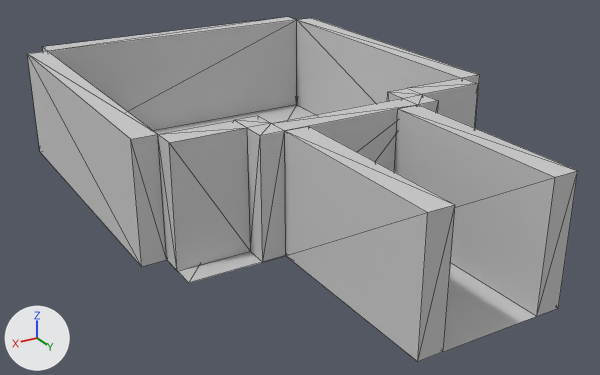
An edit to the FBX model Assets/models/standardRoom.FBX, drawn before and after from the same camera.
One viewpoint serves both versions: a 50 mm camera at (43.1, 84.6, 37.7) aimed at (0.3, 13.4, 2.1). Lighting does not change. The marker at lower left points along +X, +Y and +Z. Mesh edges are drawn as thin lines. Where no turn or scale is listed for an object, it has been applied to the vertices. Vertices at the same position are counted once.

The older version as bpy lines, for what is in view:
```python
me_mesh = bpy.data.meshes.new('Mesh')
me_mesh.from_pydata(...)  # 76 vertices, 116 faces; spans x -20.3..20.3, y -20.3..43.2, z 0.0..12.7
# faces by material slot: [46, 28, 42]
me_mesh.materials.append(mat_material__38)  # light grey #cacaca
me_mesh.materials.append(mat_material__39)  # light grey #cacaca
me_mesh.materials.append(mat_material__40)  # light grey #cacaca
ob_standardroom = bpy.data.objects.new('standardRoom', me_mesh)
ob_standardroom.location = (0.0, 0.0, 0.03)
```
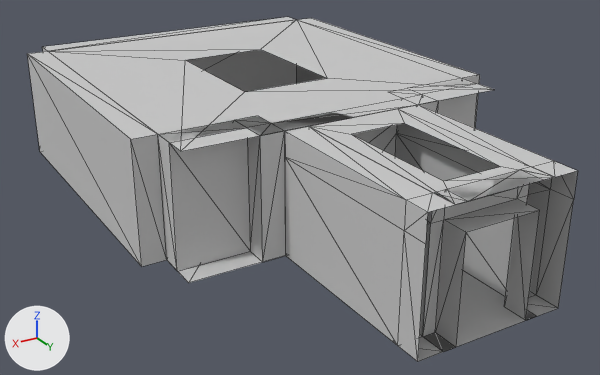
Patch to the scene script:
```diff
--- a/Assets/models/standardRoom.FBX.py
+++ b/Assets/models/standardRoom.FBX.py
@@ me_mesh @@
 # used by ob_standardroom; location = (0.0, 0.0, 0.03)
-me_mesh.from_pydata(...)  # 76 vertices, 116 faces; spans x -20.3..20.3, y -20.3..43.2, z 0.0..12.7
+me_mesh.from_pydata(...)  # 122 vertices, 178 faces; spans x -20.3..20.3, y -20.3..43.2, z 0.0..12.7
+# me_mesh part 1
+# 20 faces are deleted
+# 18 vertices are added at x -17.8..17.8, y -17.8..43.2, z 10.1..12.7
+# 8 new vertices lie (0.0, 17.7, 0.0) away from vertices in x -7.6..7.6, y 22.9, z 0.0..12.7
+# 10 new vertices lie (0.0, 0.0, 10.1) away from vertices in x -7.6..7.6, y 22.9..43.2, z 0.0
+# 5 new vertices lie (-1.3, 0.0, 0.0) away from vertices in x 5.1, y 40.6..43.2, z 0.0..12.7
+# 5 new vertices lie (1.3, 0.0, 0.0) away from vertices in x -5.1, y 40.6..43.2, z 0.0..12.7
+# 30 new faces join them, mat_material__39 (light grey #cacaca)
+# 24 new faces join them, mat_material__38 (light grey #cacaca)
+# 28 new faces join them, mat_material__40 (light grey #cacaca)
 me_mesh.materials.append(mat_material__38)
```

Changed parts and their boxes [x1, y1, x2, y2] in the pictures (600 x 375 px):
part 1 of me_mesh, built on
    before: [285, 105, 578, 361]
    after: [49, 20, 578, 361]
